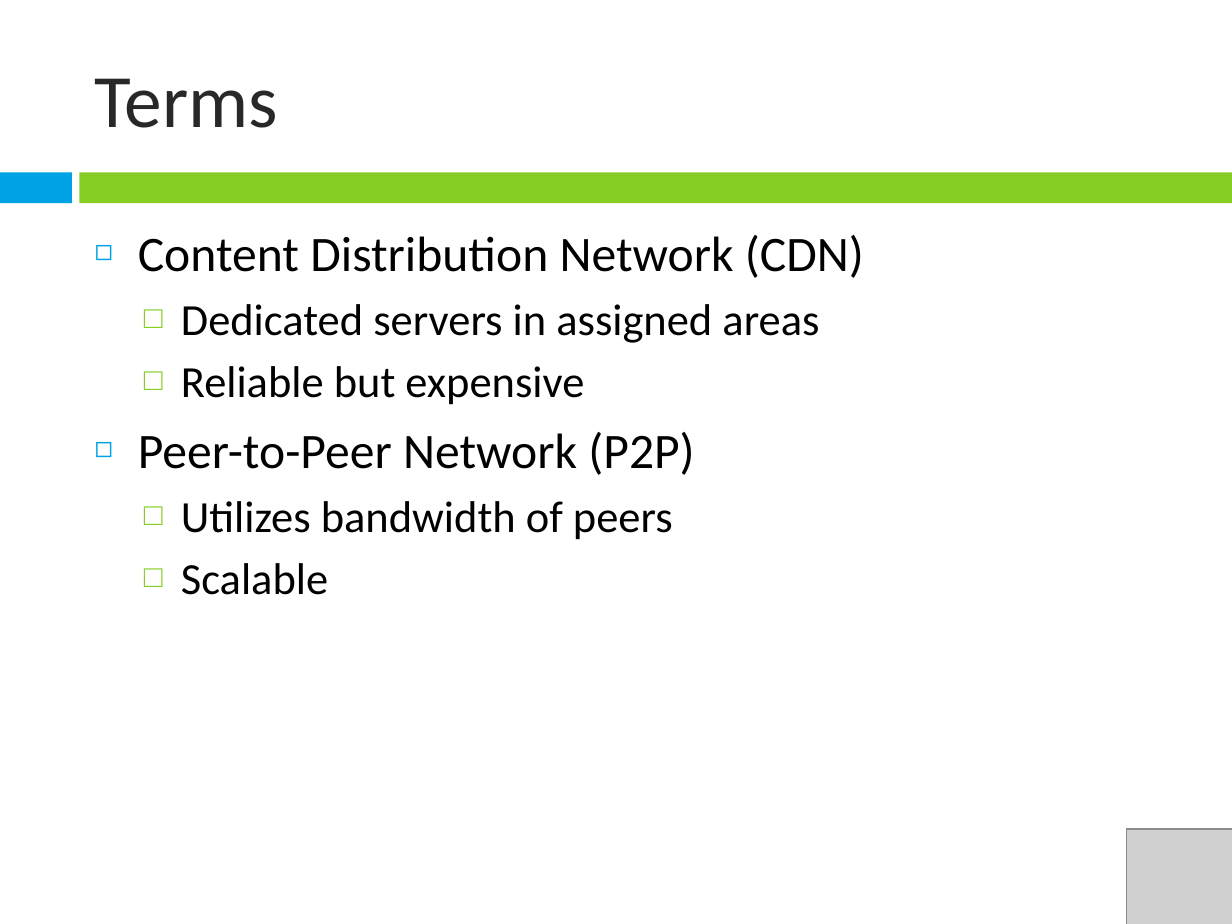
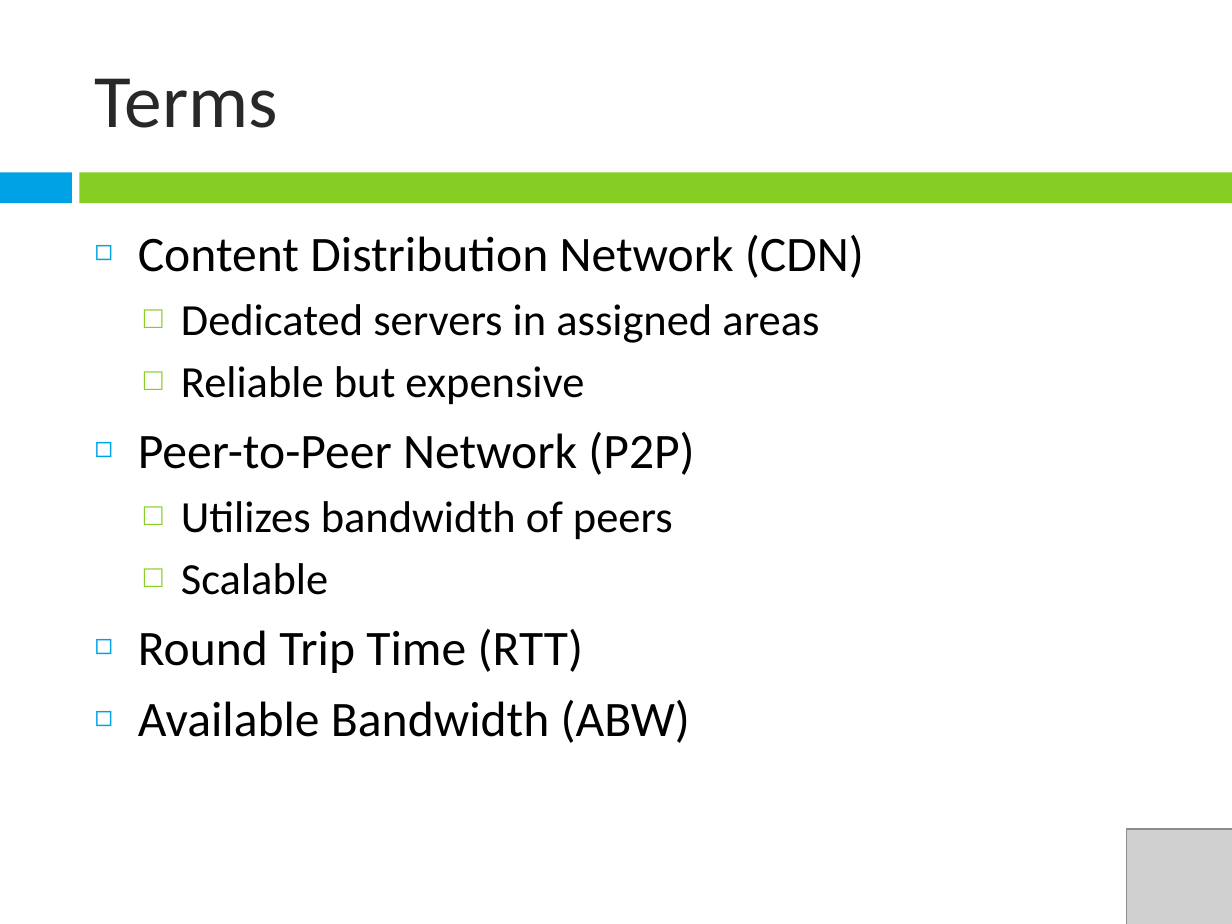
Before and after one commit to janeriongcol/ndsg-chupacabra, a slide deck: slide 2 of Presentations/Mock Presentation.pptx. Drawn at 1232x924 pixels with LibreOffice and Linux fonts; fonts in the diff are those of the drawing; grey boxes stand for pictures. Boxes give left, top, right and bottom in pixels: in the first picture for what was removed or moved away, otherwise in the second. Text is boxed around its words. In the diff, an @@ line names an element or a change of style, - is before the commit and + after.

```diff
--- a/Presentations/Mock Presentation.pptx
+++ b/Presentations/Mock Presentation.pptx
@@ text at [138,629,690,743]: paragraphs added @@
+◻ Round Trip Time (RTT)
+◻ Available Bandwidth (ABW)
```
Also in this commit, not shown: 2 other slides changed, 1 slide added.
